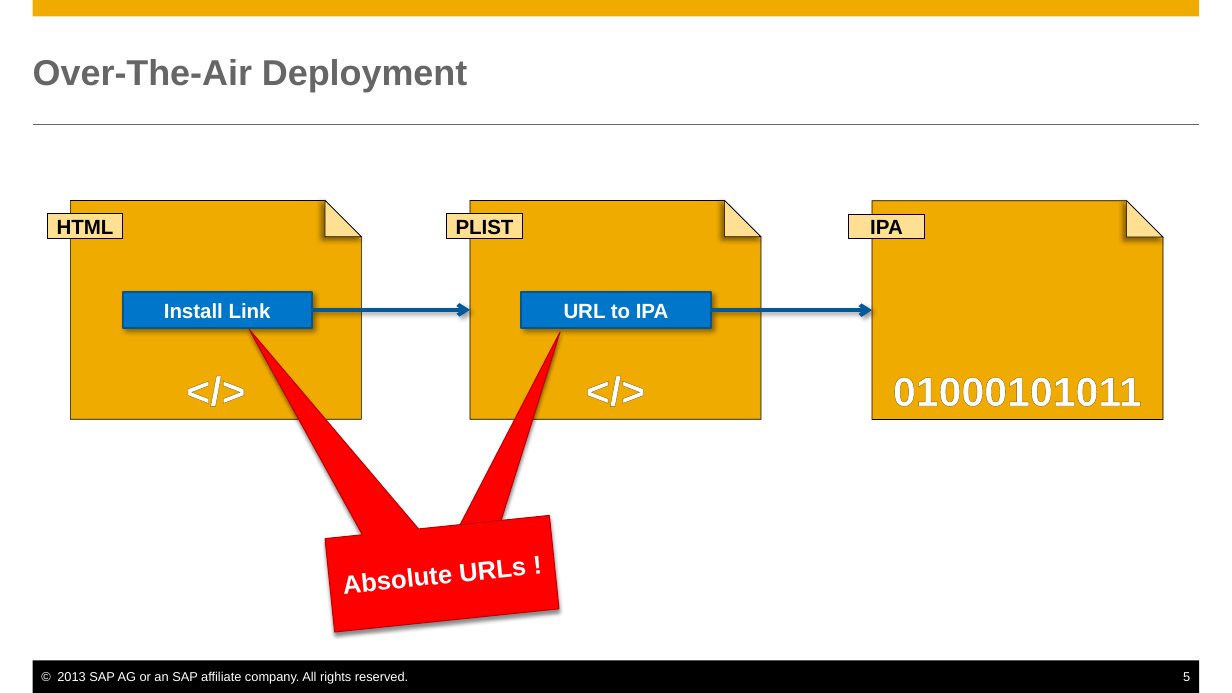
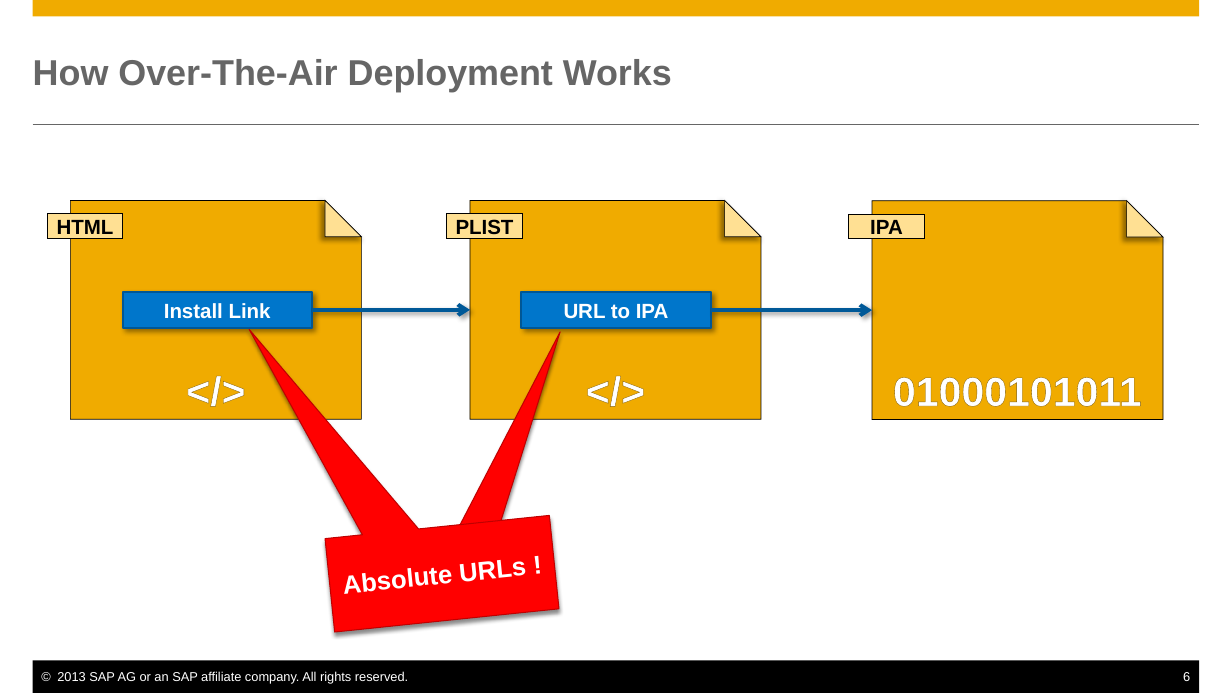
Before and after one commit to marcusholl/OTAService, a slide deck: slide 6 of docs/OTAService.pptx (slide 5 before the commit). Drawn at 1232x693 pixels with LibreOffice and Linux fonts; fonts in the diff are those of the drawing. Boxes give left, top, right and bottom in pixels: in the first picture for what was removed or moved away, otherwise in the second. Text is boxed around its words. In the diff, an @@ line names an element or a change of style, - is before the commit and + after.

```diff
--- a/docs/OTAService.pptx
+++ b/docs/OTAService.pptx
@@ title at box(33, 59, 672, 92): text changed @@
-Over-The-Air Deployment
+How Over-The-Air Deployment Works
@@ page number at box(1183, 672, 1190, 681): text changed @@
-5
+6
```
Also in this commit, not shown: 2 other slides changed, 4 slides added, 1 slide removed.
